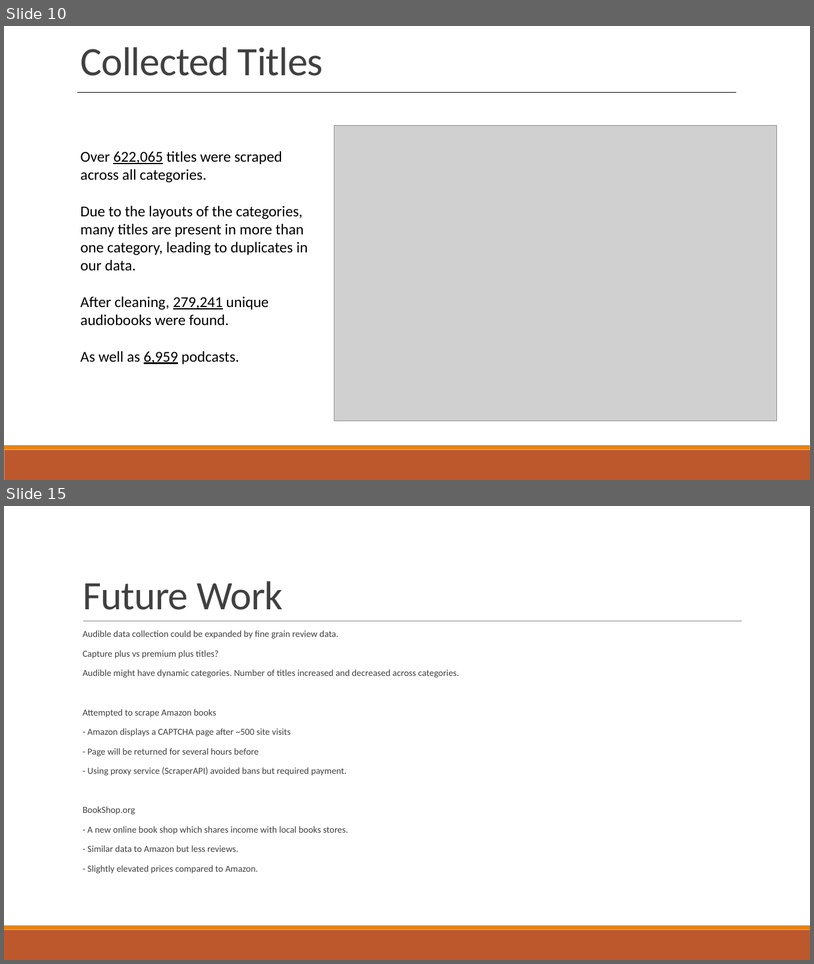
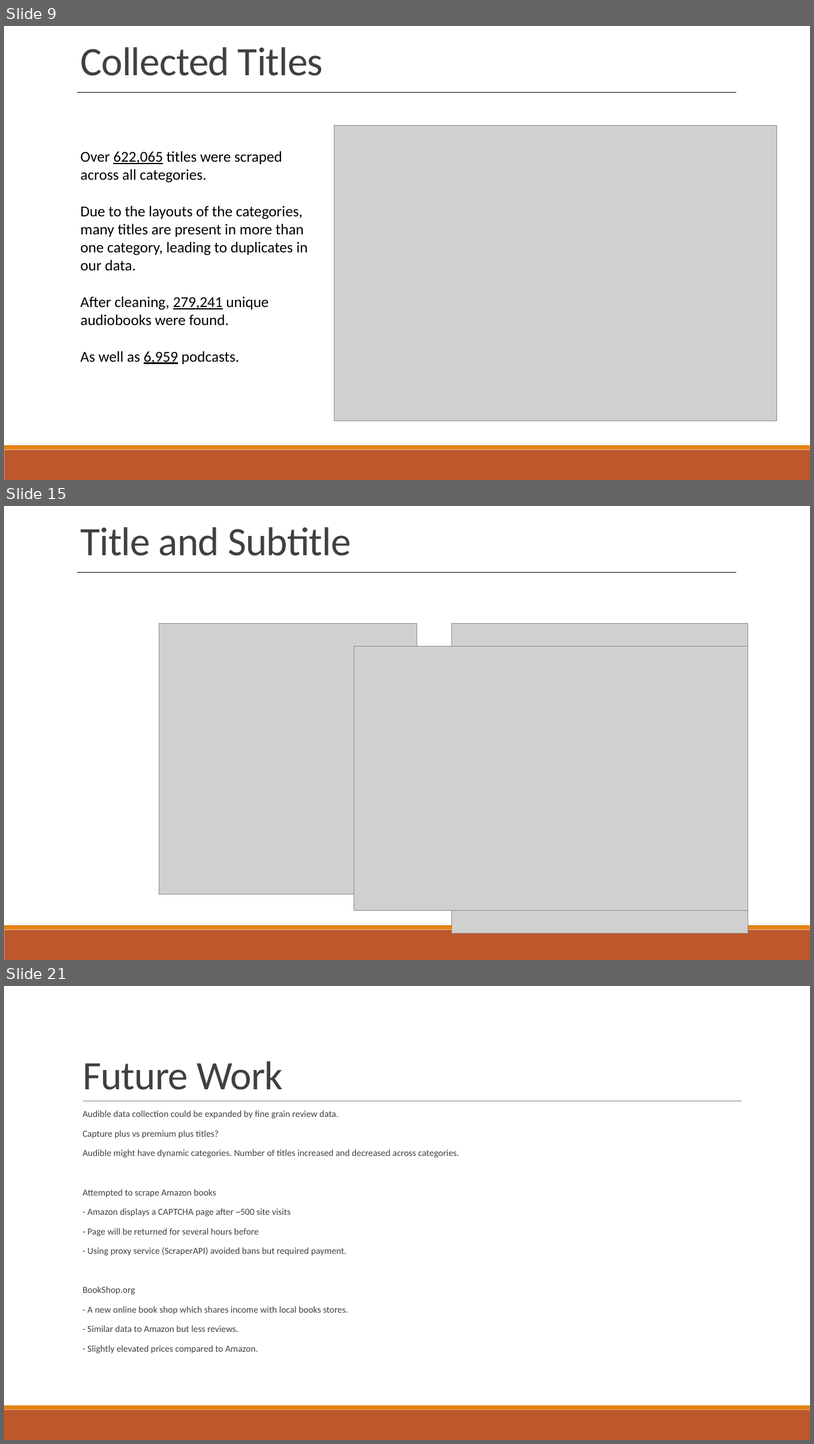
Before and after one commit to jwelch1123/finding_the_tree_in_the_forest, a slide deck: Presentation.pptx. Shown one above the other, each under a label of ours: slides 10 and 15 before the commit, slides 9, 15 and 21 after it; the slides between them are not shown. The pictures are 814x964 and 814x1444 pixels, drawn with LibreOffice and Linux fonts; fonts in the diff are those of the drawing; grey boxes stand for pictures. Boxes give left, top, right and bottom in pixels: in the first picture for what was removed or moved away, otherwise in the second. Text is boxed around its words. In the diff, an @@ line names an element or a change of style, - is before the commit and + after.

```diff
--- a/Presentation.pptx
+++ b/Presentation.pptx
@@ slide 15 added at <box>4,506,810,960</box>, background #FFFFFF; not listed: 2 template elements that a slide beside it also shows @@
@@ text added at <box>80,527,351,556</box>, 48 pt, text #404040 @@
+Title and Subtitle
@@ line added from (78, 572) to (737, 572), #000000 0.25 pt @@
@@ picture added at <box>159,624,417,894</box> @@
@@ picture added at <box>452,624,748,933</box> @@
@@ picture added at <box>354,646,749,910</box> @@
@@ what was slide 10 is now slide 9 @@
@@ what was slide 15 is now slide 21 @@
```
Also in this commit, not shown: 1 slide changed, 10 other slides added, 5 slides removed, 18 other files.
